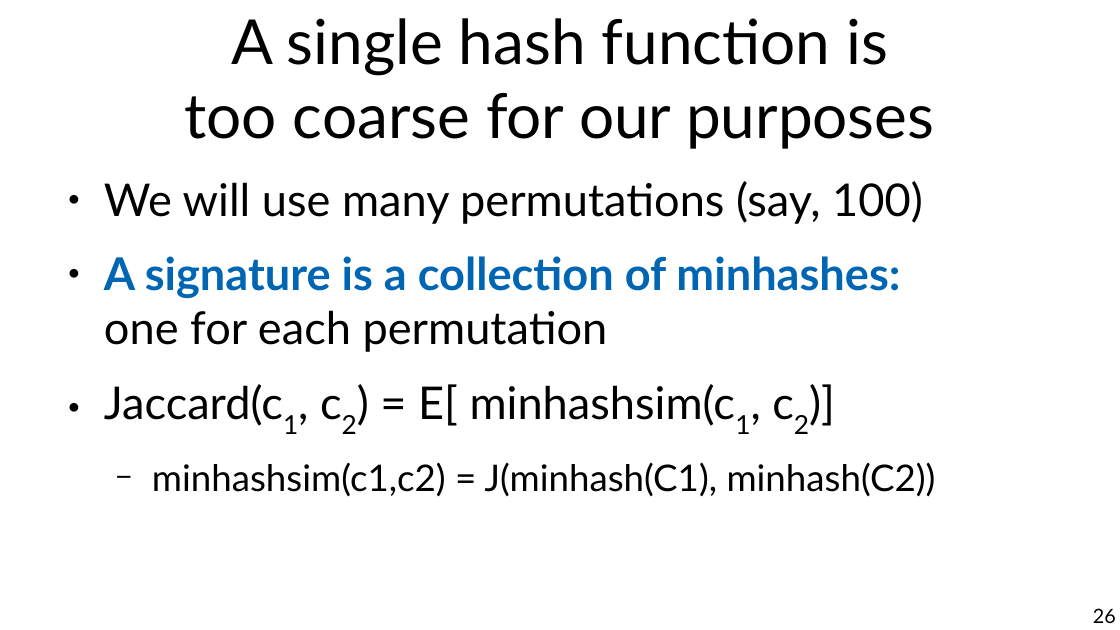
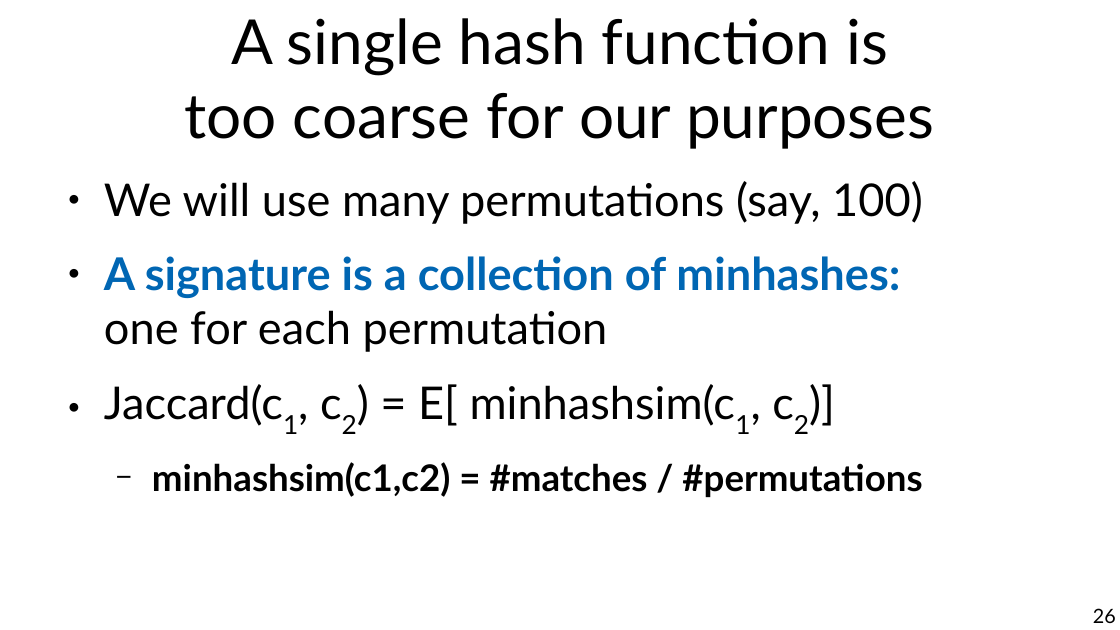
Before and after one commit to marco-calautti/data-mining-course, a slide deck: slide 26 of theory/tt04_near_duplicates.odp. Drawn at 1120x630 pixels with LibreOffice and Linux fonts; fonts in the diff are those of the drawing. Boxes give left, top, right and bottom in pixels: in the first picture for what was removed or moved away, otherwise in the second. Text is boxed around its words. In the diff, an @@ line names an element or a change of style, - is before the commit and + after.

```diff
--- a/theory/tt04_near_duplicates.odp
+++ b/theory/tt04_near_duplicates.odp
@@ text at [152, 462, 922, 497]: text changed; bold on @@
-  − minhashsim(c1,c2) = J(minhash(C1), minhash(C2))
+  − minhashsim(c1,c2) = #matches / #permutations
```
Also in this commit, not shown: 1 other file.
